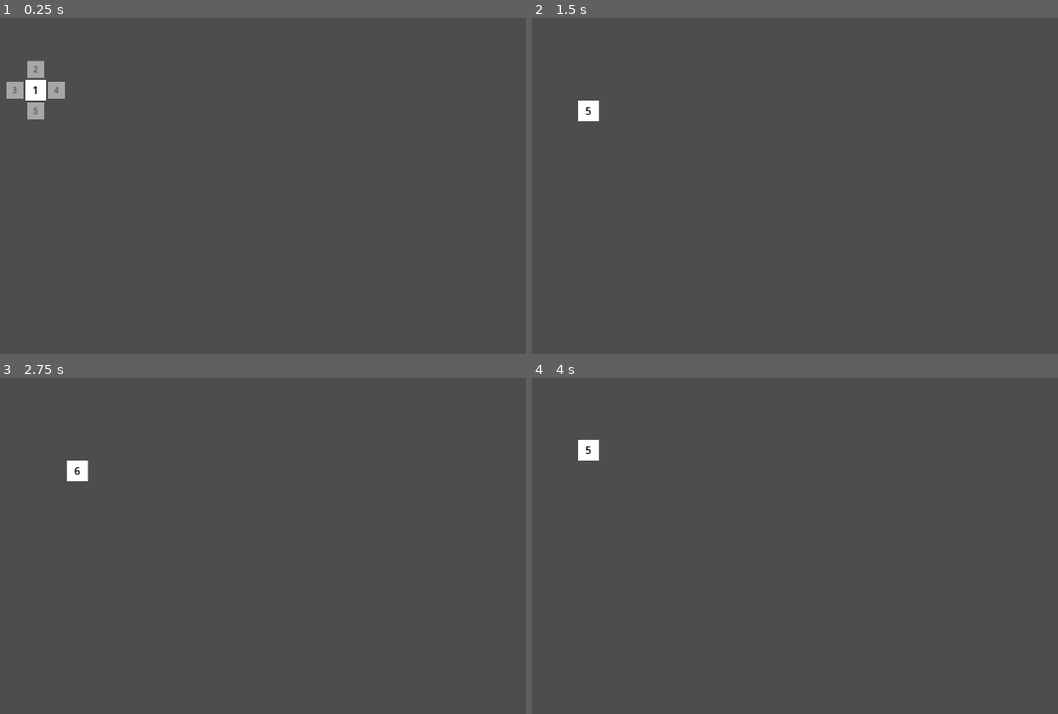
Above: before the commit, frames 1-4 (two rows, left to right).
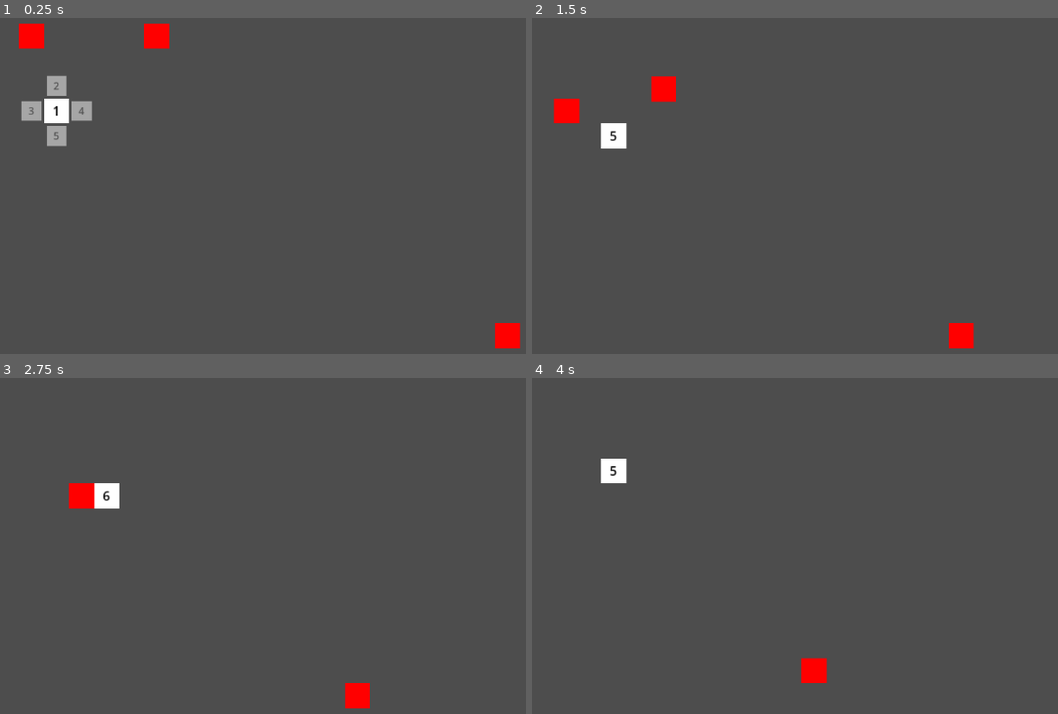
Above: after the commit, the same moments.

Repository: AndreMoukarzel/GMTK-GameJam2022
Game: Godot game, scene res://game_level.tscn
Two runs of this game, one before a commit and one after it. Both use one fixed random seed, a clock stepped at 60 frames per second and the inputs below.
Inputs:
- Up to frame 1 (0.25 s): no input
- Up to frame 2 (1.5 s): tap Enter at 0.5 s; hold Right (ui_right) 0.53-1.28 s; tap Space at 1.25 s; hold Down (ui_down) from 1.28 s (still down)
- Up to frame 3 (2.75 s): tap Enter at 2 s; release Down (ui_down) at 2.03 s; hold Right (ui_right) from 2.03 s (still down)
- Up to frame 4 (4 s): tap Space at 2.75 s; release Right (ui_right) at 2.78 s; hold Up (ui_up) 2.78-3.53 s; tap Enter at 3.5 s; hold Left (ui_left) from 3.53 s (still down)

The runs differ from the first frame. In frame 1, 2.7% of the frame differs, in the area x 1-99%, y 1-99%; in frame 2, 1.7%; in frame 3, 1.3%; in frame 4, 1.0%.

Commit message:
Adds simple enemies

Diff:
--- a/dice.gd
+++ b/dice.gd
@@ -101,6 +101,10 @@
 	$Label.text = str(sides['top'])
 
 
+func damage():
+	print("Damaged")
+
+
 func _update_projected_moves() -> void:
 	$ProjectedMoves/Left/Label.text = str(sides['east'])
 	$ProjectedMoves/Right/Label.text = str(sides['west'])
@@ -121,6 +125,7 @@
 	elif offset and target_pos.y + 1 > offset.y:
 		$ProjectedMoves/Down.hide()
 
+
 func _on_proj_timer_timeout():
 	projections_tween = create_tween().set_trans(Tween.TRANS_CUBIC)
 	projections_tween.tween_property($ProjectedMoves, "modulate",\
--- a/dice.tscn
+++ b/dice.tscn
@@ -3,6 +3,7 @@
 [ext_resource type="Script" path="res://dice.gd" id="1_x2wl8"]
 
 [sub_resource type="RectangleShape2D" id="RectangleShape2D_t352r"]
+size = Vector2(10, 10)
 
 [node name="Dice" type="Node2D"]
 script = ExtResource("1_x2wl8")
@@ -116,4 +117,13 @@
 vertical_alignment = 1
 metadata/_edit_lock_ = true
 
+[node name="Camera2D" type="Camera2D" parent="."]
+current = true
+zoom = Vector2(1.2, 1.2)
+limit_left = 0
+limit_top = 0
+limit_right = 1024
+limit_bottom = 600
+smoothing_enabled = true
+
 [connection signal="timeout" from="ProjTimer" to="." method="_on_proj_timer_timeout"]
--- a/enemies/base_enemy.gd
+++ b/enemies/base_enemy.gd
@@ -1,11 +1,48 @@
 extends Node2D
 
 
-# Called when the node enters the scene tree for the first time.
-func _ready():
-	pass # Replace with function body.
+const MOV_DIST: int = 32
+const MOV_TIME: float = 0.3
+
+@export_range(1, 5) var mov_num: int
+var current_pos: Vector2i = Vector2i.ONE
 
 
-# Called every frame. 'delta' is the elapsed time since the previous frame.
-func _process(delta):
-	pass
+func spawn(pos: Vector2i) -> void:
+	current_pos = pos
+	position = current_pos * MOV_DIST
+
+
+func act(player_pos: Vector2i) -> void:
+	for i in range(mov_num):
+		var hor_diff = player_pos.x - current_pos.x
+		var ver_diff = player_pos.y - current_pos.y
+		var mov_tween
+
+		if abs(hor_diff) > abs(ver_diff):
+			mov_tween = move(Vector2i(sign(hor_diff), 0))
+		else:
+			mov_tween = move(Vector2i(0, sign(ver_diff)))
+
+		if mov_tween:
+			await mov_tween.finished
+
+
+func get_absolute_pos() -> Vector2i:
+	# Returns dice absolute position equivalent to current target position in coordinates
+	return current_pos * MOV_DIST
+
+
+func move(direction: Vector2i) -> Tween:
+	var mov_tween = create_tween().set_trans(Tween.TRANS_CIRC)
+
+	current_pos += direction
+	mov_tween.tween_property(self, "position", Vector2(get_absolute_pos()), MOV_TIME/mov_num)
+
+	return mov_tween
+
+
+func _on_area_2d_area_entered(area):
+	var player = area.get_parent()
+	player.damage()
+	queue_free()
--- a/enemies/base_enemy.tscn
+++ b/enemies/base_enemy.tscn
@@ -1,11 +1,25 @@
-[gd_scene load_steps=2 format=3 uid="uid://wwjxb5k8chxy"]
+[gd_scene load_steps=3 format=3 uid="uid://wwjxb5k8chxy"]
 
 [ext_resource type="Script" path="res://enemies/base_enemy.gd" id="1_s5jod"]
 
+[sub_resource type="RectangleShape2D" id="RectangleShape2D_lf8r3"]
+size = Vector2(32, 32)
+
 [node name="BaseEnemy" type="Node2D"]
 script = ExtResource("1_s5jod")
+mov_num = 2
 
 [node name="Polygon2D" type="Polygon2D" parent="."]
 color = Color(1, 0, 0, 1)
 polygon = PackedVector2Array(-16, -16, 16, -16, 16, 16, -16, 16)
 metadata/_edit_lock_ = true
+
+[node name="Area2D" type="Area2D" parent="."]
+collision_layer = 2
+metadata/_edit_group_ = true
+metadata/_edit_lock_ = true
+
+[node name="CollisionShape2D" type="CollisionShape2D" parent="Area2D"]
+shape = SubResource("RectangleShape2D_lf8r3")
+
+[connection signal="area_entered" from="Area2D" to="." method="_on_area_2d_area_entered"]
--- a/game_level.gd
+++ b/game_level.gd
@@ -2,14 +2,41 @@
 
 const MAP_SIZE = Vector2i(31, 18)
 
-@export var Player: PackedScene
+@export var PlayerScn: PackedScene
 @export var initial_pos: Vector2i
 
-# Called when the node enters the scene tree for the first time.
+var Player
+
+
 func _ready():
-	var dice = Player.instantiate()
-	var offset = Vector2i.ONE * dice.MOV_DIST/2
-	dice.offset = MAP_SIZE
-	dice.target_pos = initial_pos
-	dice.position = dice.get_absolute_pos()
-	add_child(dice)
+	Player = PlayerScn.instantiate()
+	var offset = Vector2i.ONE * Player.MOV_DIST/2
+	Player.offset = MAP_SIZE
+	Player.target_pos = initial_pos
+	Player.position = Player.get_absolute_pos()
+	add_child(Player)
+
+	Player.connect("moved", self.next_turn)
+
+	spawn_enemies()
+
+
+func spawn_enemies():
+	var enemy = load("res://enemies/base_enemy.tscn")
+
+	for i in range(3):
+		var enemy_inst = enemy.instantiate()
+		var pos = Vector2i(randi_range(1, MAP_SIZE.x), randi_range(1, MAP_SIZE.y))
+
+		while pos == Player.target_pos:
+			pos = Vector2i(randi_range(1, MAP_SIZE.x + 1), randi_range(1, MAP_SIZE.y + 1))
+		enemy_inst.spawn(pos)
+		$Enemies.add_child(enemy_inst)
+
+
+func next_turn() -> void:
+	for child in $Enemies.get_children():
+		child.act(Player.target_pos)
+
+	if $Enemies.get_child_count() == 0:
+		spawn_enemies()
--- a/game_level.tscn
+++ b/game_level.tscn
@@ -5,5 +5,7 @@
 
 [node name="GameLevel" type="Node"]
 script = ExtResource("1_5p1f5")
-Player = ExtResource("2_2pgwh")
+PlayerScn = ExtResource("2_2pgwh")
 initial_pos = Vector2i(5, 5)
+
+[node name="Enemies" type="Node" parent="."]
